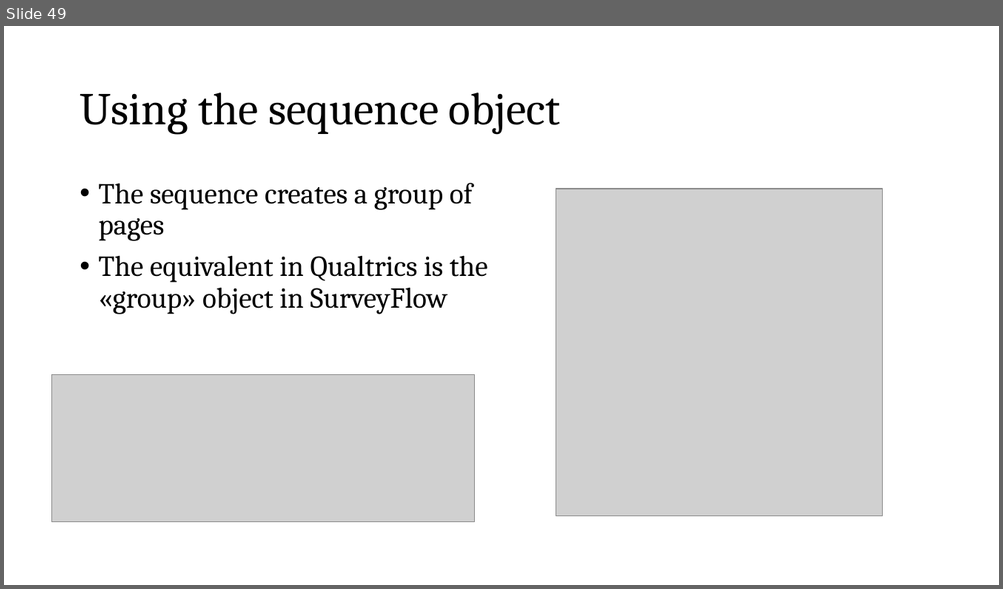
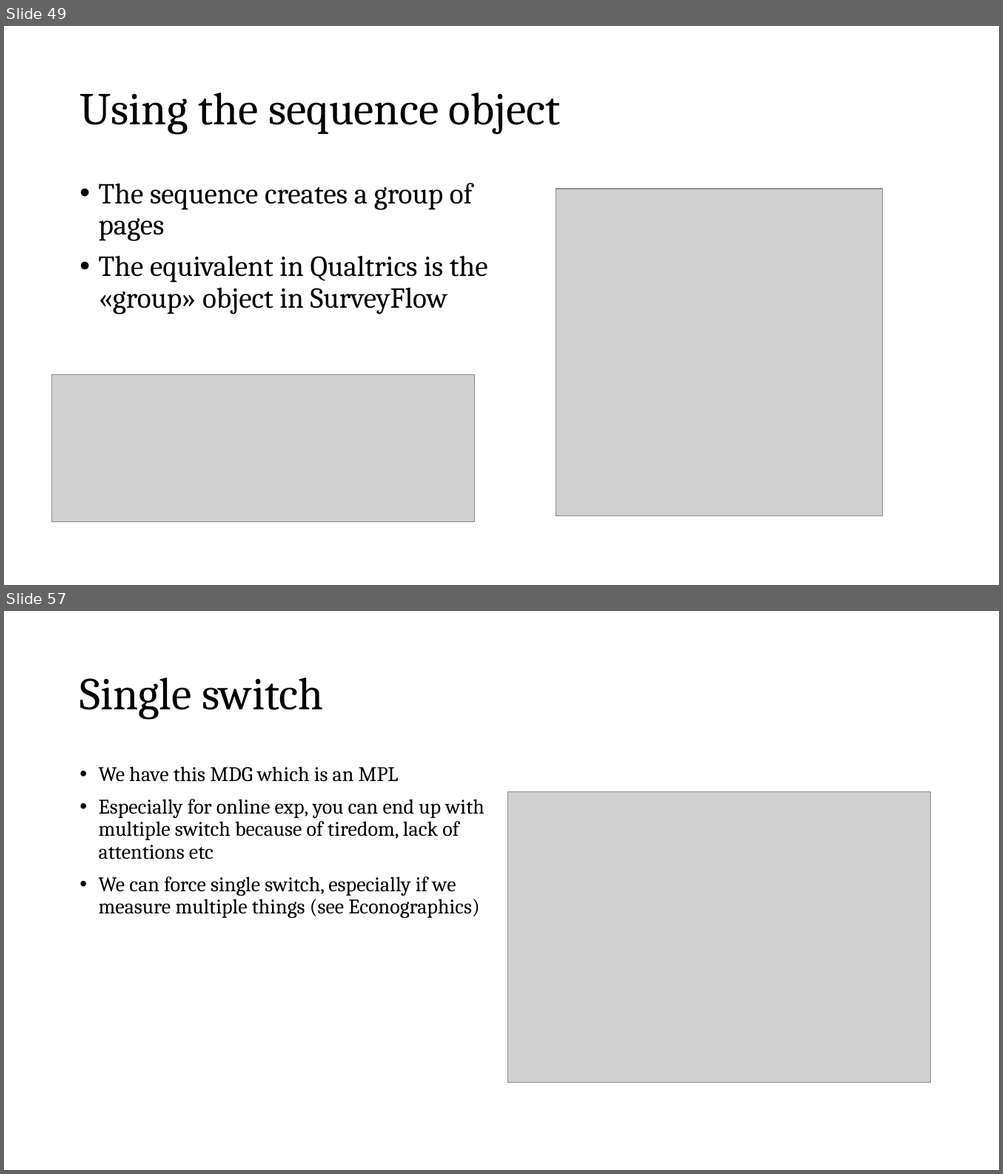
Before and after one commit to fbogliacino/labjsCourse, a slide deck: slides/Slides Labjs.pptx. Shown one above the other, each under a label of ours: slide 49 before the commit, slides 49 and 57 after it; the slides between them are not shown. The pictures are 1003x589 and 1003x1174 pixels, drawn with LibreOffice and Linux fonts; fonts in the diff are those of the drawing; grey boxes stand for pictures. Boxes give left, top, right and bottom in pixels: in the first picture for what was removed or moved away, otherwise in the second. Text is boxed around its words. In the diff, an @@ line names an element or a change of style, - is before the commit and + after.

```diff
--- a/slides/Slides Labjs.pptx
+++ b/slides/Slides Labjs.pptx
@@ slide 57 added at [4, 611, 999, 1170], background #FFFFFF @@
@@ title added at [79, 678, 324, 720], 44 pt, text #000000 @@
+Single switch
@@ text added at [99, 766, 484, 918], 20 pt, text #000000 @@
+• We have this MDG which is an MPL
+• Especially for online exp, you can end up with multiple switch because of tiredom, lack of attentions etc
+• We can force single switch, especially if we measure multiple things (see Econographics)
@@ picture added at [508, 792, 930, 1083] @@
```
Also in this commit, not shown: 1 slide changed, 15 other slides added, 1 slide removed, 1 other file.
